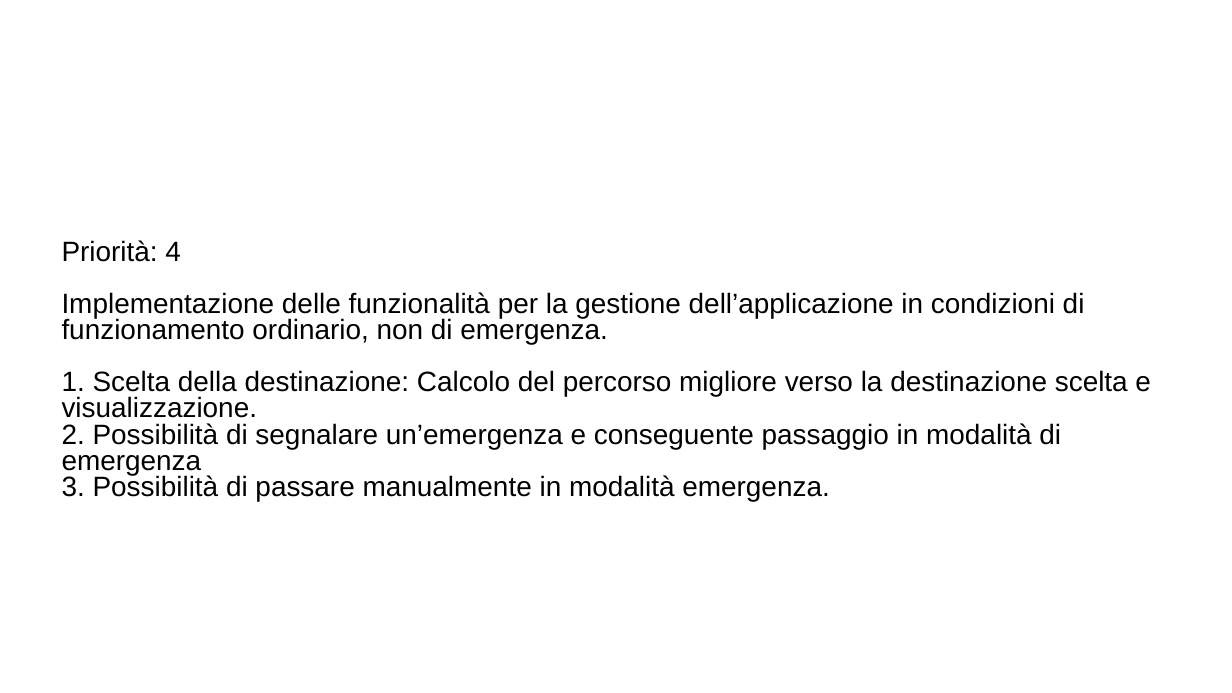
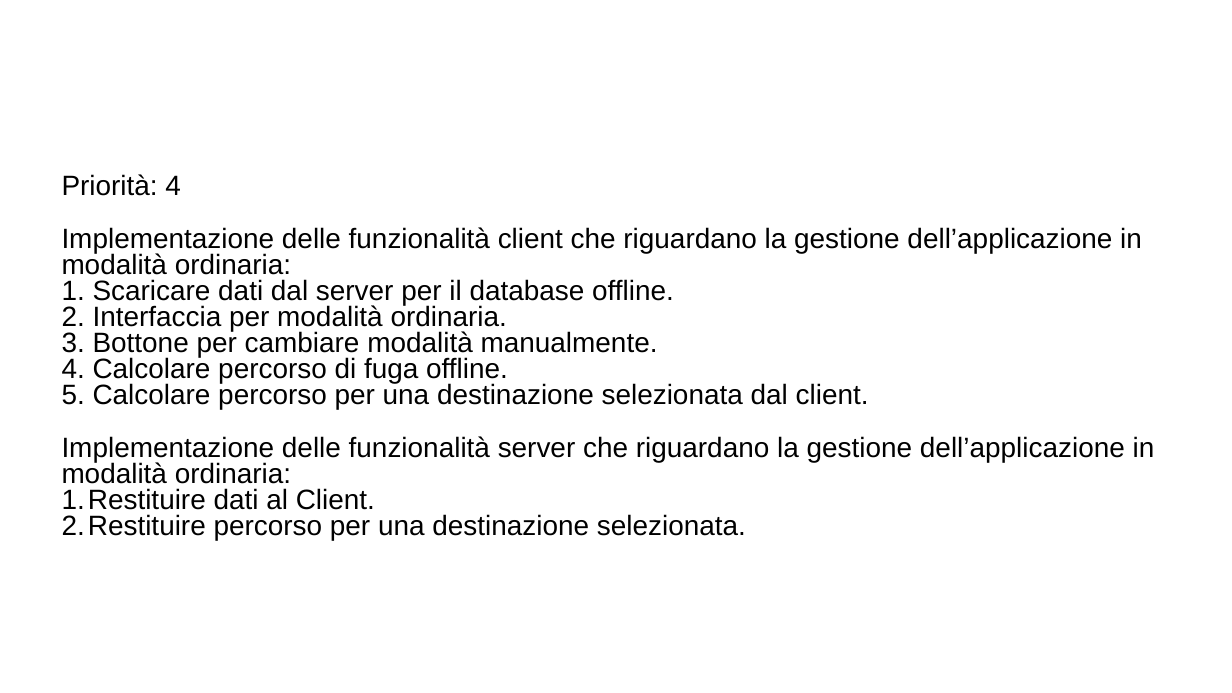
Before and after one commit to ecorradini/ProgettoIDS, a slide deck: slide 1 of AnalisiRequisiti/User Stories/UserStories.ppt. Drawn at 1232x693 pixels with LibreOffice and Linux fonts; fonts in the diff are those of the drawing; background and template pictures are left out. Boxes give left, top, right and bottom in pixels: in the first picture for what was removed or moved away, otherwise in the second. Text is boxed around its words. In the diff, an @@ line names an element or a change of style, - is before the commit and + after.

Commit message:
storie utente completate

```diff
--- a/AnalisiRequisiti/User Stories/UserStories.ppt
+++ b/AnalisiRequisiti/User Stories/UserStories.ppt
@@ text at (62, 227, 1155, 540): text changed @@
-Implementazione delle funzionalità per la gestione dell’applicazione in condizioni di funzionamento ordinario, non di emergenza.
-1. Scelta della destinazione: Calcolo del percorso migliore verso la destinazione scelta e visualizzazione.
-2. Possibilità di segnalare un’emergenza e conseguente passaggio in modalità di emergenza
-3. Possibilità di passare manualmente in modalità emergenza.
+Implementazione delle funzionalità client che riguardano la gestione dell’applicazione in modalità ordinaria:
+1. Scaricare dati dal server per il database offline.
+2. Interfaccia per modalità ordinaria.
+3. Bottone per cambiare modalità manualmente.
+4. Calcolare percorso di fuga offline.
+5. Calcolare percorso per una destinazione selezionata dal client.
+Implementazione delle funzionalità server che riguardano la gestione dell’applicazione in modalità ordinaria:
+1. Restituire dati al Client.
+2. Restituire percorso per una destinazione selezionata.
```
